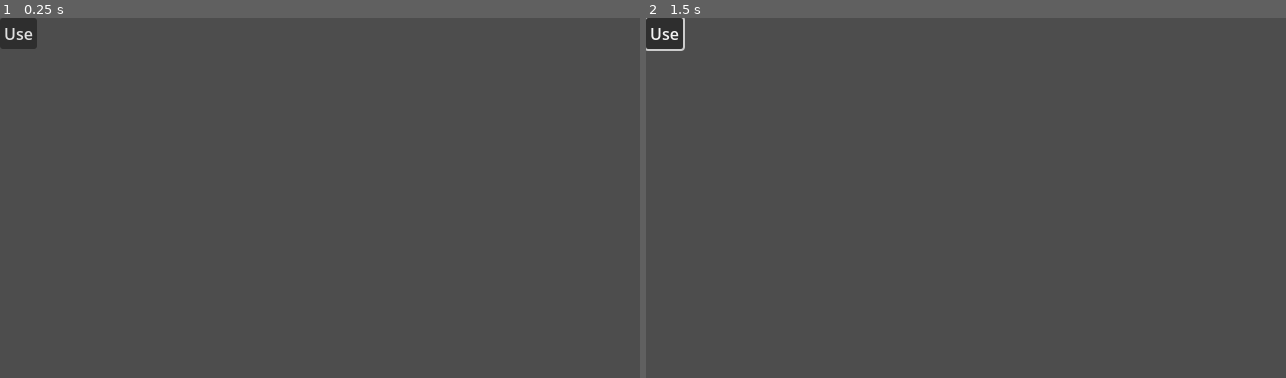
Above: before the commit, frames 1-2 (left to right).
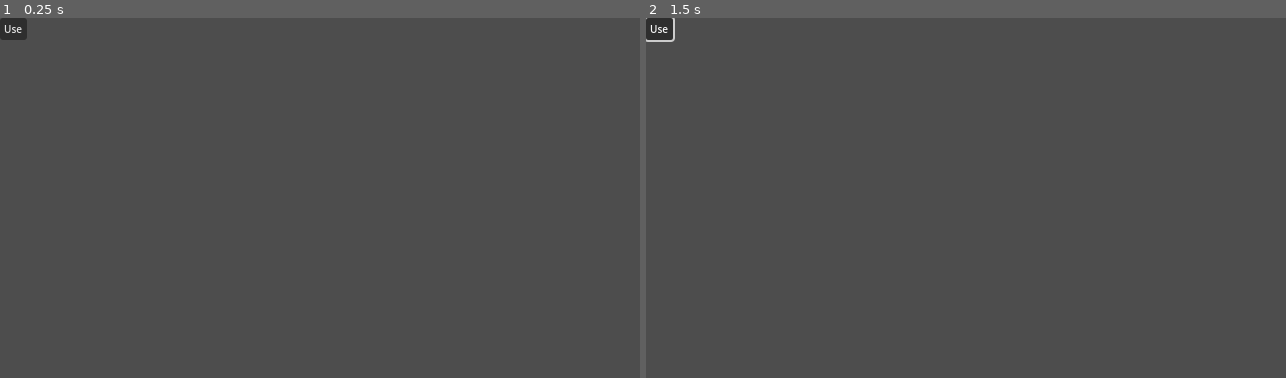
Above: after the commit, the same moments.

Repository: danielday-dev/dungeon-crawler-jam-2025
Game: Godot game, scene res://Assets/UI/Menus/Inventory/itemInstance.tscn
The game is run twice, just before and just after one commit, with the same random seed, the same clock (stepped at 60 frames per second) and the same inputs. This scene is started directly instead of the project's main scene.
Inputs (mouse positions are in pixels of both pictures, inside the frame that each line leads up to):
- Up to frame 1 (0.25 s): no input
- Up to frame 2 (1.5 s): click "Use" at 0.5 s; tap Enter at 1.25 s; move the mouse to (1106, 180) at 1.27 s; hold D (right) from 1.28 s (still down); tap Q (look_left) at 1.35 s; click (1106, 180) at 1.42 s

The runs differ from the first frame. In frame 1, 0.3% of the frame differs, in the area x 0-6%, y 0-9%; in frame 2, 0.4%, in the area x 0-7%, y 0-10%.
Error in both runs: Invalid access to property or key 'Item' on a base object of type 'null instance'. (res://Assets/UI/Menus/Inventory/itemInstance.gd:9)

Commit message:
fix: inventory resize

Diff:
--- a/Assets/UI/Menus/Inventory/itemInstance.tscn
+++ b/Assets/UI/Menus/Inventory/itemInstance.tscn
@@ -7,9 +7,11 @@
 
 [node name="UseButton" type="Button" parent="."]
 layout_mode = 2
+theme_override_font_sizes/font_size = 10
 text = "Use"
 
 [node name="ItemLabel" type="Label" parent="."]
 layout_mode = 2
+theme_override_font_sizes/font_size = 10
 
 [connection signal="pressed" from="UseButton" to="." method="_on_use_button_pressed"]
